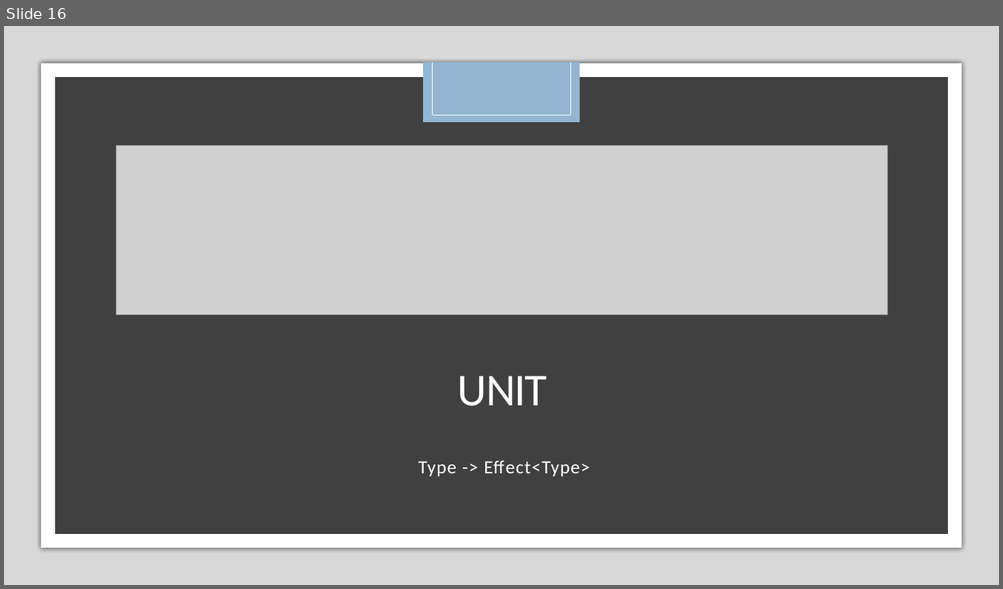
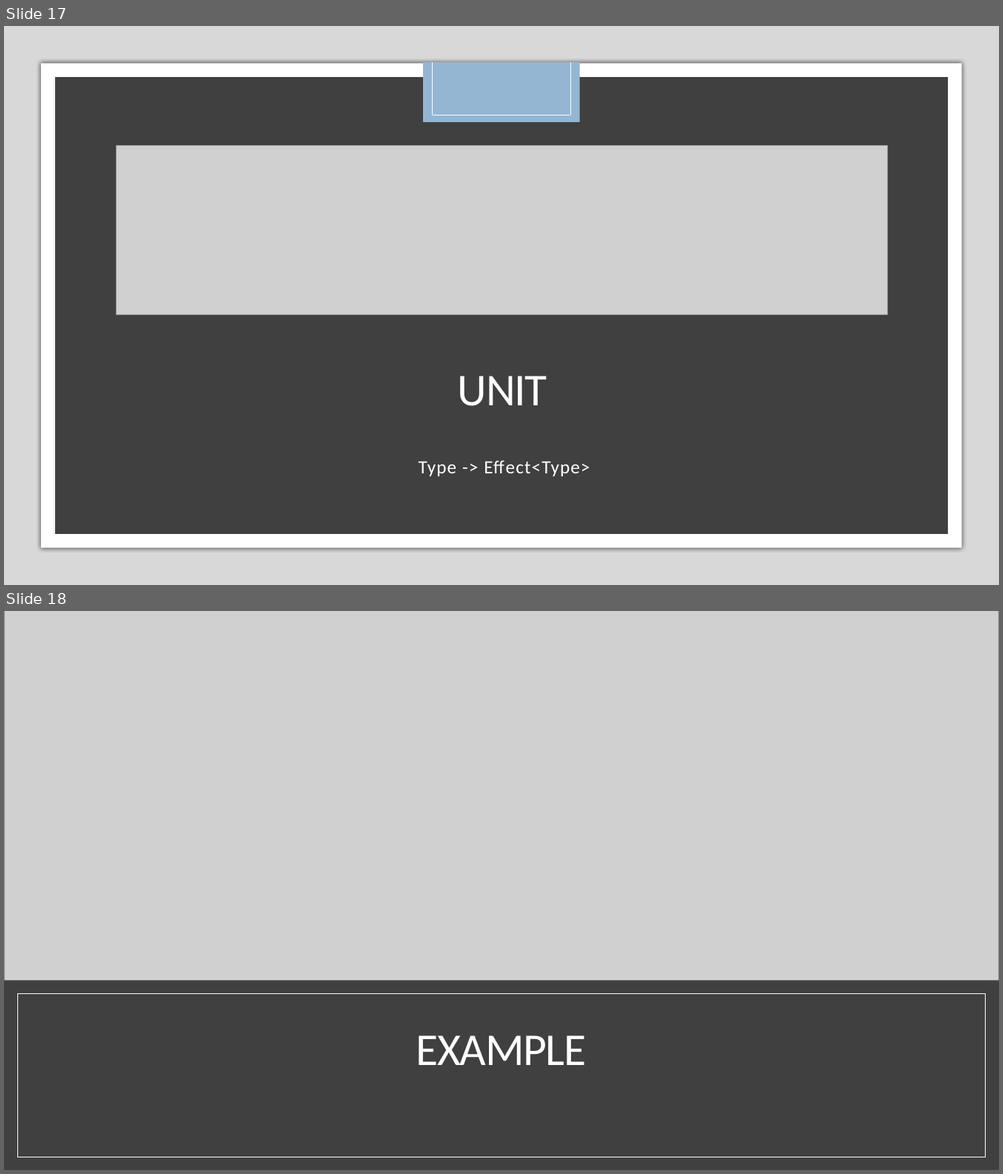
Before and after one commit to kemiller2002/monad-talk, a slide deck: presentation/monads.pptx. Shown one above the other, each under a label of ours: slide 16 before the commit, slides 17 and 18 after it. The pictures are 1003x589 and 1003x1174 pixels, drawn with LibreOffice and Linux fonts; fonts in the diff are those of the drawing; grey boxes stand for pictures. Boxes give left, top, right and bottom in pixels: in the first picture for what was removed or moved away, otherwise in the second. Text is boxed around its words. In the diff, an @@ line names an element or a change of style, - is before the commit and + after.

Commit message:
finish ppt, and add non monad example

```diff
--- a/presentation/monads.pptx
+++ b/presentation/monads.pptx
@@ slide 18 added at box(4, 611, 999, 1170), background #000000 @@
@@ rectangle added at box(4, 611, 999, 1170), fill #FFFFFF @@
@@ picture added at box(4, 611, 999, 982) @@
@@ rectangle added at box(111, 715, 892, 1066), fill #000000 @@
@@ rectangle added at box(4, 980, 999, 1170), fill #404040 @@
@@ rectangle added at box(17, 994, 985, 1157), outline #FFFFFF 0.5 pt @@
@@ title added at box(416, 1036, 586, 1065), 44 pt, text #FFFFFF @@
+EXAMPLE
@@ what was slide 16 is now slide 17 @@
```
Also in this commit, not shown: 1 slide changed, 1 other slide added, 2 other files.
